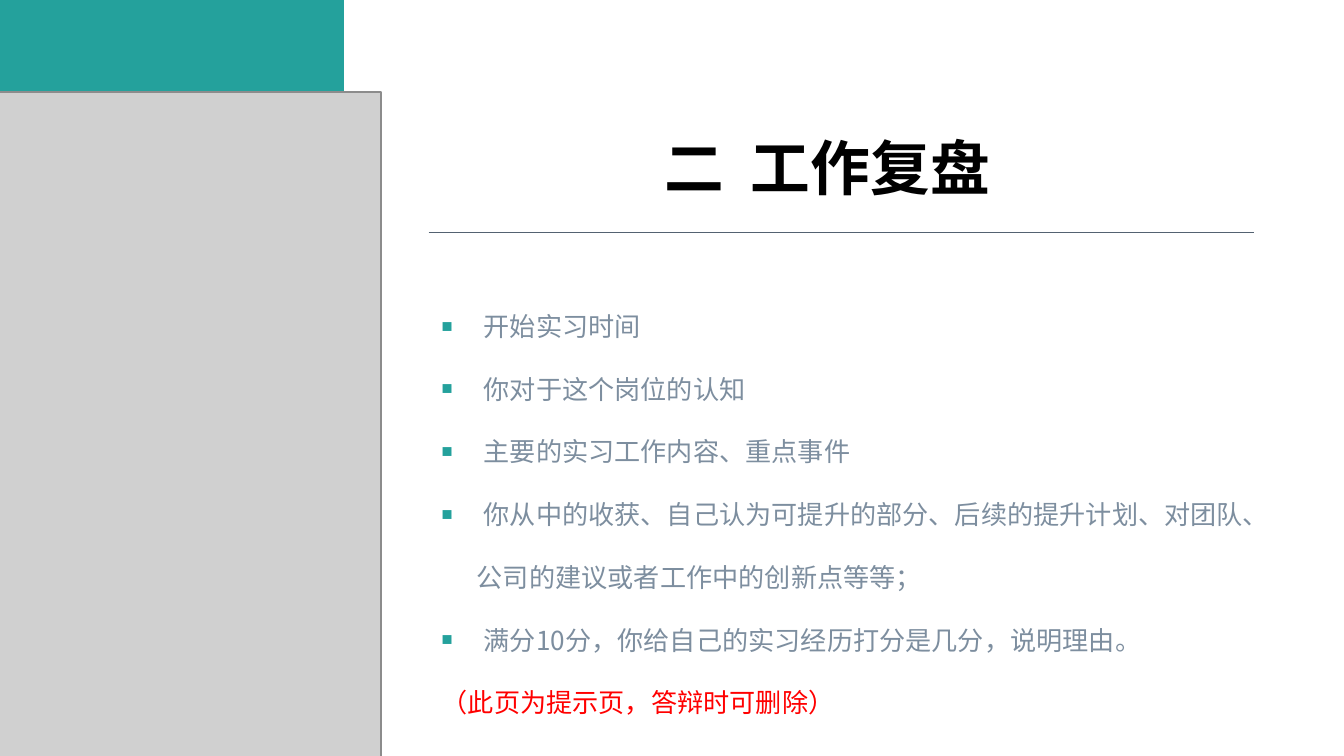
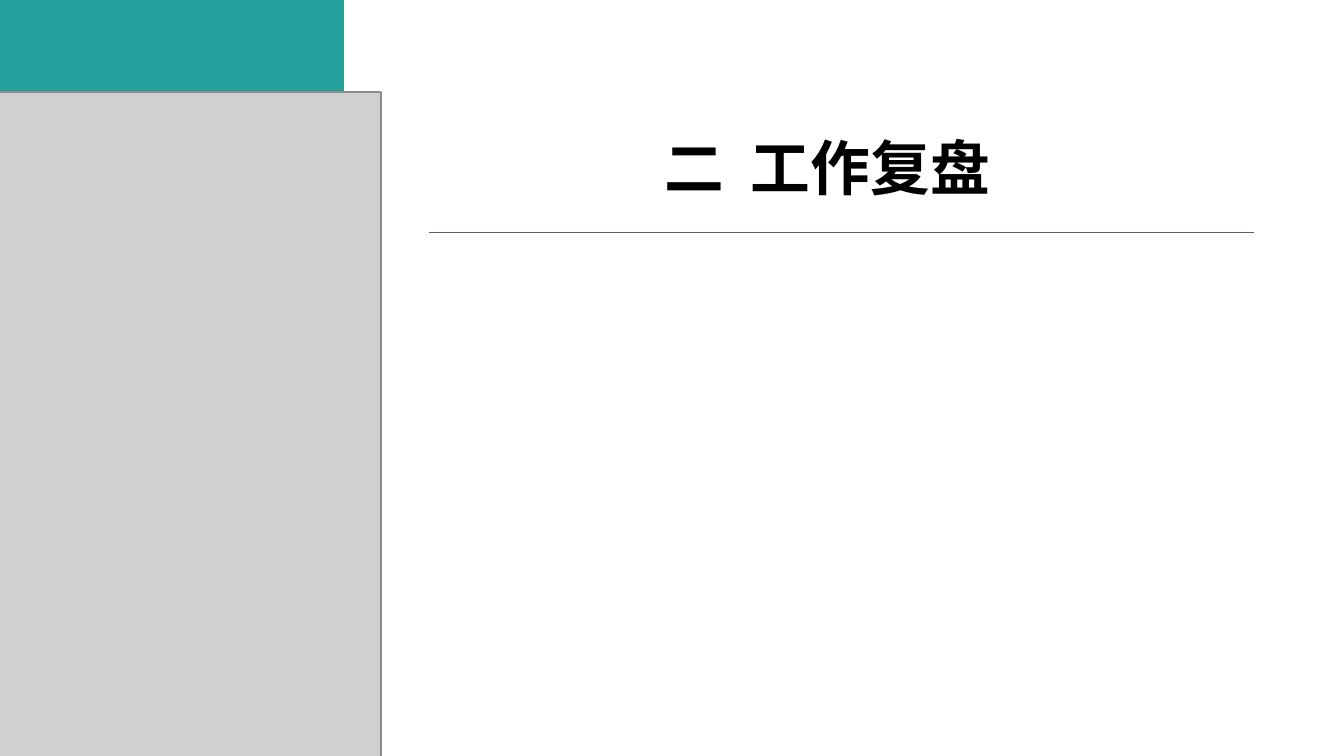
Before and after one commit to Aubwls/dabian, a slide deck: slide 5 of 实习答辩PPT模板-2020.pptx. Drawn at 1344x756 pixels with LibreOffice and Linux fonts; fonts in the diff are those of the drawing; grey boxes stand for pictures. Boxes give left, top, right and bottom in pixels: in the first picture for what was removed or moved away, otherwise in the second. Text is boxed around its words. In the diff, an @@ line names an element or a change of style, - is before the commit and + after.

```diff
--- a/实习答辩PPT模板-2020.pptx
+++ b/实习答辩PPT模板-2020.pptx
@@ text removed at [442, 314, 1269, 715] @@
-■ 开始实习时间
-■ 你对于这个岗位的认知
-■ 主要的实习工作内容、重点事件
-■ 你从中的收获、自己认为可提升的部分、后续的提升计划、对团队、
-公司的建议或者工作中的创新点等等；
-■ 满分10分，你给自己的实习经历打分是几分，说明理由。
-（此页为提示页，答辩时可删除）
```
Also in this commit, not shown: 5 other slides changed, 1 slide added, 1 other file.
